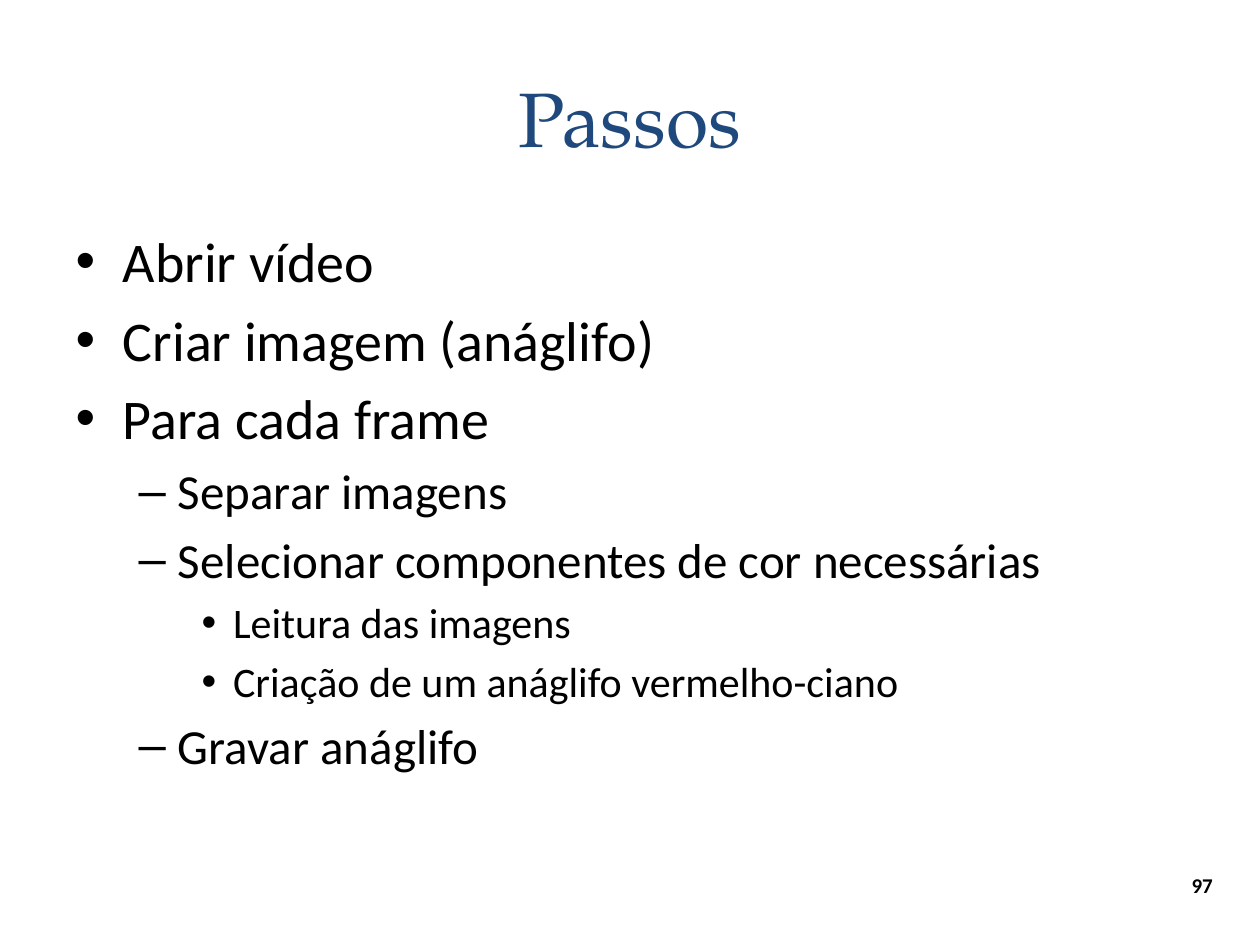
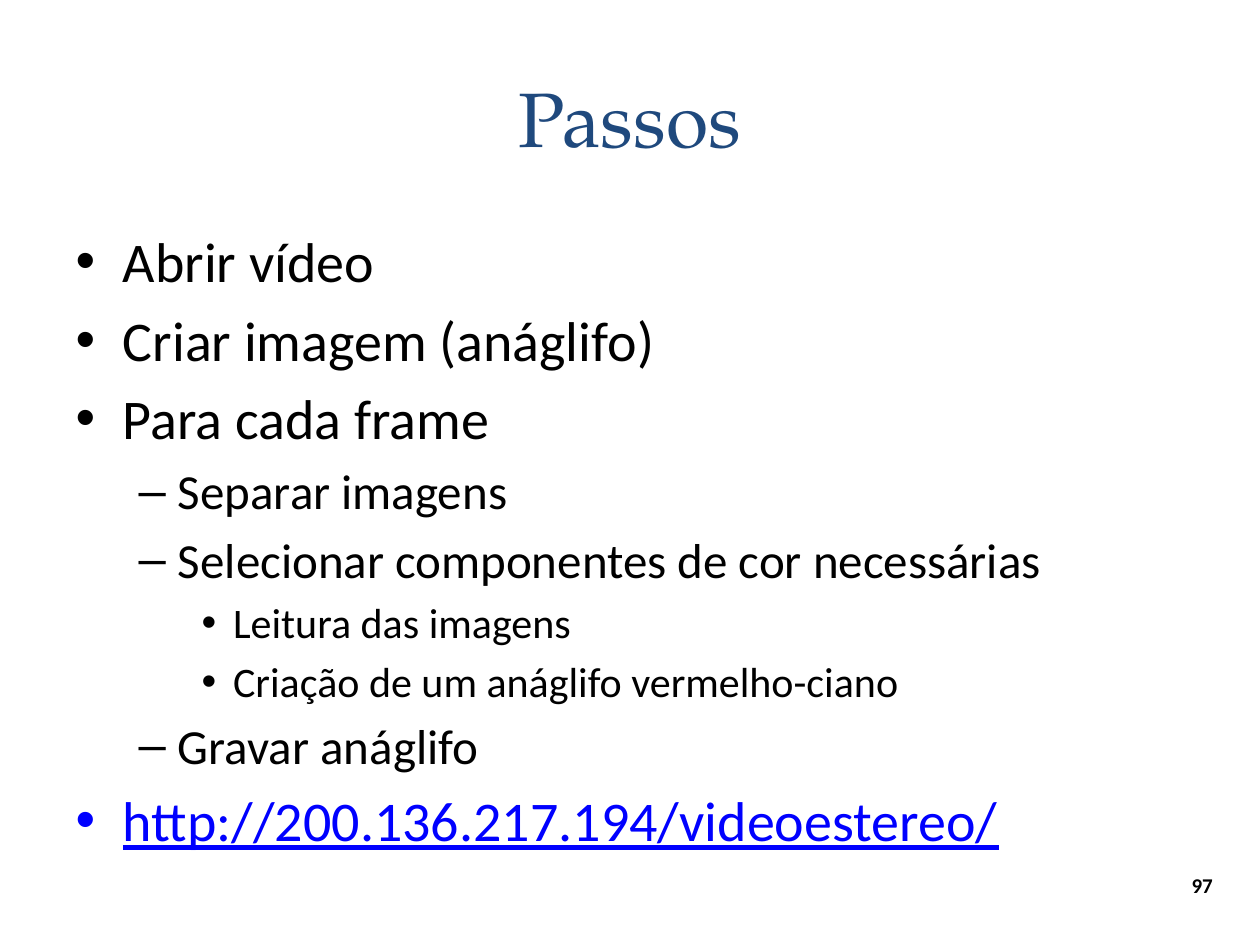
Before and after one commit to andrecurvello/tests-zingarelli, a slide deck: slide 97 of 1-Meus-Artigos/Minicurso-SemComp2011/minicurso-SemComp2011.pptx. Drawn at 1260x945 pixels with LibreOffice and Linux fonts; fonts in the diff are those of the drawing; background and template pictures are left out. Boxes give left, top, right and bottom in pixels: in the first picture for what was removed or moved away, otherwise in the second. Text is boxed around its words. In the diff, an @@ line names an element or a change of style, - is before the commit and + after.

```diff
--- a/1-Meus-Artigos/Minicurso-SemComp2011/minicurso-SemComp2011.pptx
+++ b/1-Meus-Artigos/Minicurso-SemComp2011/minicurso-SemComp2011.pptx
@@ text at <box>123,802,998,850</box>: paragraph added @@
+• http://200.136.217.194/videoestereo/
```
Also in this commit, not shown: 2 other slides changed.
